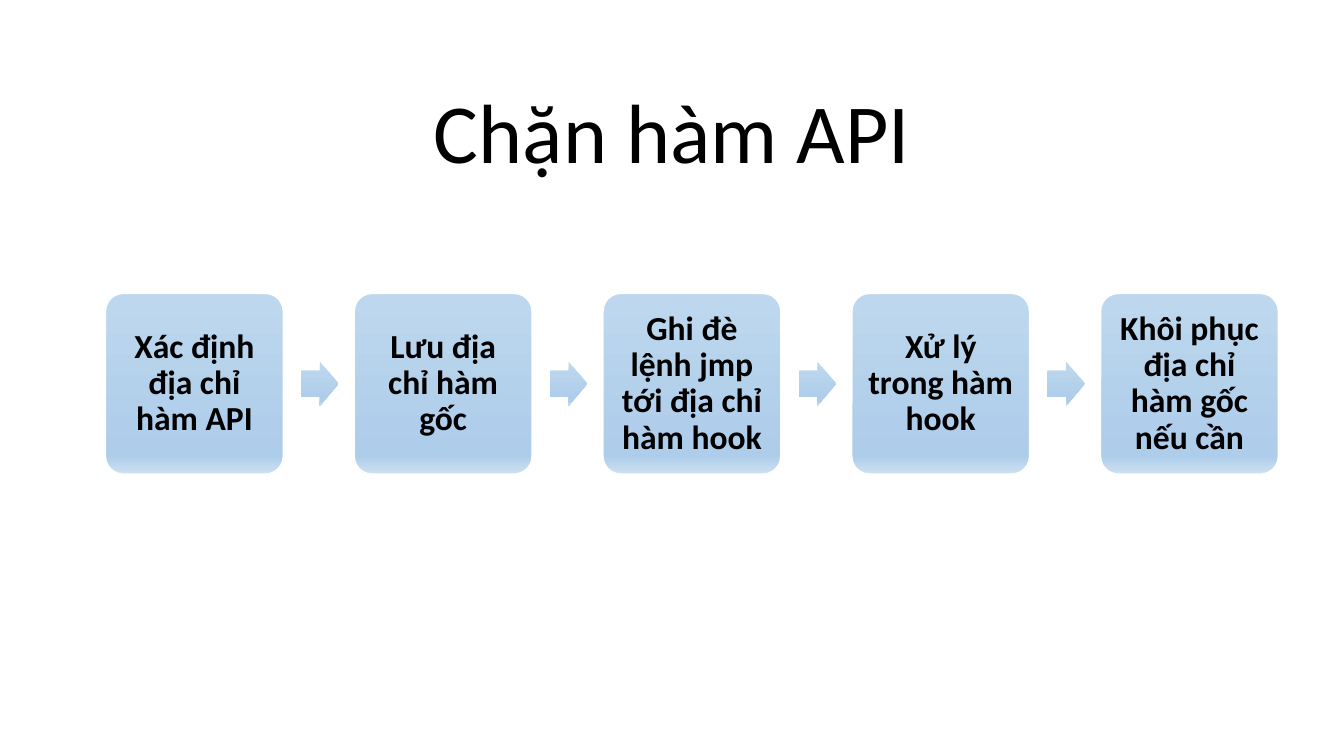
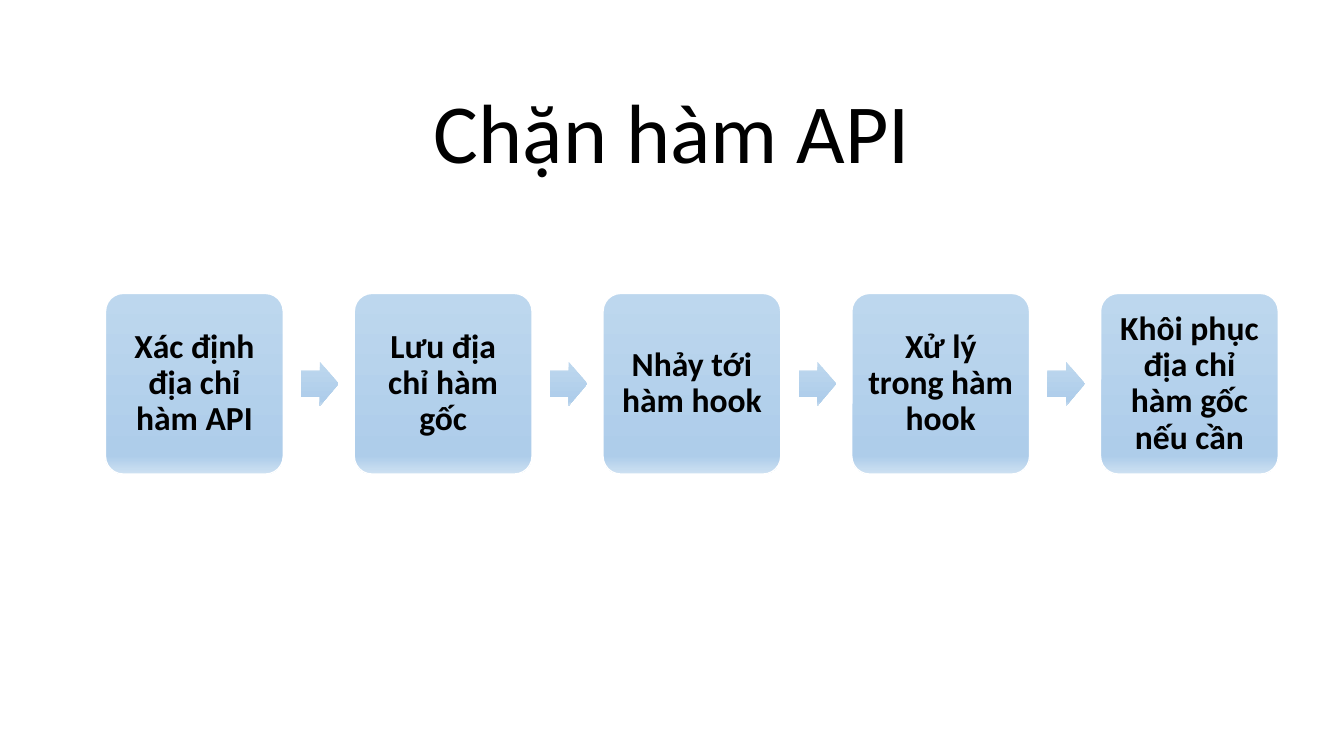
Before and after one commit to dotrungduchd/LUANVAN, a slide deck: slide 1 of Document/SODO.pptx. Drawn at 1344x756 pixels with LibreOffice and Linux fonts; fonts in the diff are those of the drawing. Boxes give left, top, right and bottom in pixels: in the first picture for what was removed or moved away, otherwise in the second. Text is boxed around its words. In the diff, an @@ line names an element or a change of style, - is before the commit and + after.

```diff
--- a/Document/SODO.pptx
+++ b/Document/SODO.pptx
@@ text at [622,352,762,413]: text changed @@
-Ghi đè lệnh jmp tới địa chỉ hàm hook
+Nhảy tới hàm hook
```
Also in this commit, not shown: 4 other slides changed, 1 slide added, 1 other file.
